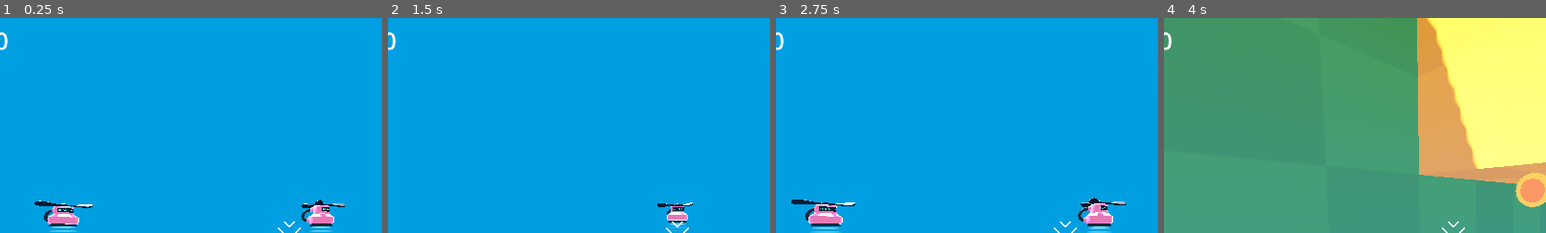
Above: before the commit, frames 1-4 (left to right).
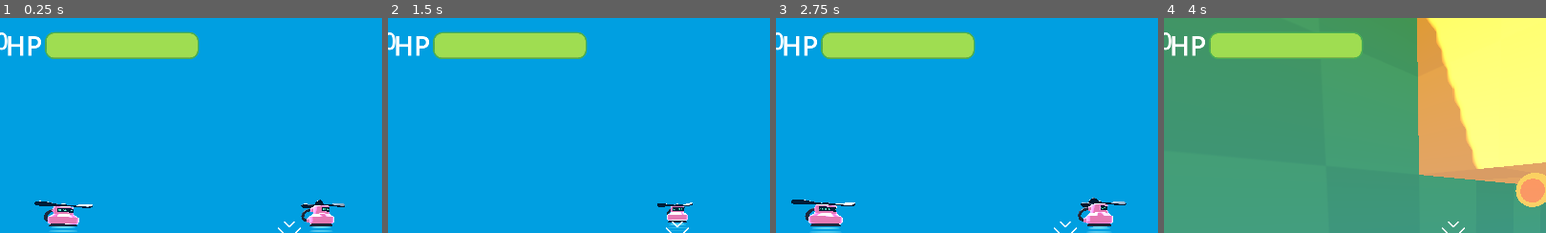
Above: after the commit, the same moments.

Repository: SantiAntrax/3Dshooter
Game: Godot game, scene res://lessons_reference/video_16/game.tscn
The game is run twice, just before and just after one commit, with the same random seed, the same clock (stepped at 60 frames per second) and the same inputs.
Inputs (mouse positions are % of the whole screen's width and height, from its top left):
- Up to frame 1 (0.25 s): no input
- Up to frame 2 (1.5 s): move the mouse to (55, 50) at 0.52 s; press the mouse at (55, 50) at 0.53 s; hold W (move_forward) from 0.53 s (still down); tap Space (jump) at 0.77 s; move the mouse to (45, 50) at 1.27 s; release the mouse at (45, 50) at 1.28 s; click (45, 50) at 1.35 s
- Up to frame 3 (2.75 s): keep holding W (move_forward); tap Space (jump) at 1.52 s; move the mouse to (52, 48) at 2.02 s; press the mouse at (52, 48) at 2.03 s
- Up to frame 4 (4 s): keep holding W (move_forward); move the mouse to (49, 52) at 2.77 s; release the mouse at (49, 52) at 2.78 s; click (49, 52) at 2.85 s; tap Space (jump) at 3.02, 3.77 s; move the mouse to (57, 51) at 3.52 s; press the mouse at (57, 51) at 3.53 s
The pictures show only the part of the screen within x 12-62%, y 0-50%; the shares and areas given below are measured in that part.

The runs differ from the first frame. In frame 1, 5.5% of the frame differs, in the area x 2-53%, y 6-20%; in frame 2, 5.5%; in frame 3, 5.5%; in frame 4, 5.2%.

Commit message:
Prueba de barra de vida

Diff:
--- a/lessons_reference/video_16/mob/mob.gd
+++ b/lessons_reference/video_16/mob/mob.gd
@@ -5,13 +5,20 @@
 var speed = randf_range(2.0, 4.0)
 var health = 3
 
+# 🔥 NUEVO: control de daño
+var puede_dañar = true
+
 @onready var bat_model = %bat_model
 @onready var timer = %Timer
-
 @onready var player = get_node("/root/Game/Player")
 
 @onready var hurt_sound = %HurtSound
 @onready var ko_sound = %KOSound
+
+
+func _ready():
+	# 🔥 NUEVO: conectar colisión
+	body_entered.connect(_on_body_entered)
 
 
 func _physics_process(delta):
@@ -20,6 +27,24 @@
 	linear_velocity = direction * speed
 	bat_model.rotation.y = Vector3.FORWARD.signed_angle_to(direction, Vector3.UP) + PI
 
+
+# =========================
+# 💥 DAÑO AL JUGADOR
+# =========================
+
+func _on_body_entered(body):
+	if body.has_method("recibir_daño") and puede_dañar:
+		puede_dañar = false
+		body.recibir_daño(10)
+
+		# cooldown de 1 segundo
+		await get_tree().create_timer(1.0).timeout
+		puede_dañar = true
+
+
+# =========================
+# 🔫 DAÑO DEL JUGADOR
+# =========================
 
 func take_damage():
 	if health <= 0:
--- a/lessons_reference/video_16/player/player.gd
+++ b/lessons_reference/video_16/player/player.gd
@@ -1,9 +1,16 @@
 extends CharacterBody3D
+
+var vida = 100
+
+@onready var health_ui = $"CanvasLayer/player_health_bar"
 
 
 func _ready():
 	Input.set_mouse_mode(Input.MOUSE_MODE_CAPTURED)
 	%Marker3D.rotation_degrees.y += 2.0
+
+	# Inicializar barra de vida
+	health_ui.value = vida
 
 
 func _unhandled_input(event):
@@ -52,3 +59,22 @@
 
 	%Timer.start()
 	%AudioStreamPlayer.play()
+
+
+# =========================
+# ❤️ SISTEMA DE VIDA
+# =========================
+
+func recibir_daño(cantidad):
+	vida -= cantidad
+	vida = clamp(vida, 0, 100)
+
+	health_ui.value = vida
+
+	if vida <= 0:
+		morir()
+
+
+func morir():
+	print("Has muerto")
+	get_tree().reload_current_scene()
--- a/lessons_reference/video_16/player/player.tscn
+++ b/lessons_reference/video_16/player/player.tscn
@@ -4,6 +4,7 @@
 [ext_resource type="PackedScene" uid="uid://b6nrg32r2wq86" path="res://lessons_reference/video_16/player/simple_gun/blue_gun.tscn" id="3_43sda"]
 [ext_resource type="Texture2D" uid="uid://courndspfmq8n" path="res://player/reticle.png" id="3_r7as2"]
 [ext_resource type="AudioStream" uid="uid://b60djage857j5" path="res://player/gun_shoot.wav" id="4_0d82q"]
+[ext_resource type="PackedScene" uid="uid://dls18eeij47k4" path="res://lessons_reference/challenges/player_health_bar.tscn" id="5_y8jjm"]
 
 [sub_resource type="CapsuleShape3D" id="CapsuleShape3D_ctapl"]
 radius = 0.338193
@@ -38,6 +39,10 @@
 
 [node name="CanvasLayer" type="CanvasLayer" parent="." unique_id=22888132]
 
+[node name="player_health_bar" parent="CanvasLayer" unique_id=833361077 instance=ExtResource("5_y8jjm")]
+offset_left = 350.0
+offset_right = 730.0
+
 [node name="Reticle" type="TextureRect" parent="." unique_id=1177377576]
 anchors_preset = 8
 anchor_left = 0.5
--- a/project.godot
+++ b/project.godot
@@ -10,10 +10,9 @@
 
 [application]
 
-config/name="Your First 3D Game With Godot 4 (GDQuest)"
+config/name="RoundBattle"
 run/main_scene="res://lessons_reference/video_16/game.tscn"
 config/features=PackedStringArray("4.6", "Forward Plus")
-config/icon="res://icon.png"
 
 [audio]
 
Not shown, changed: export_presets.cfg
